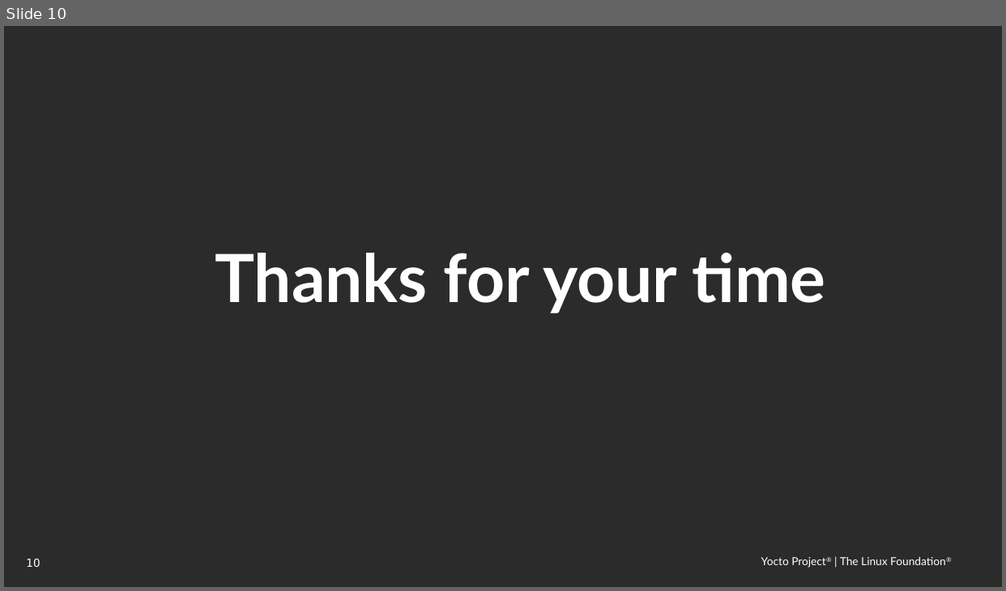
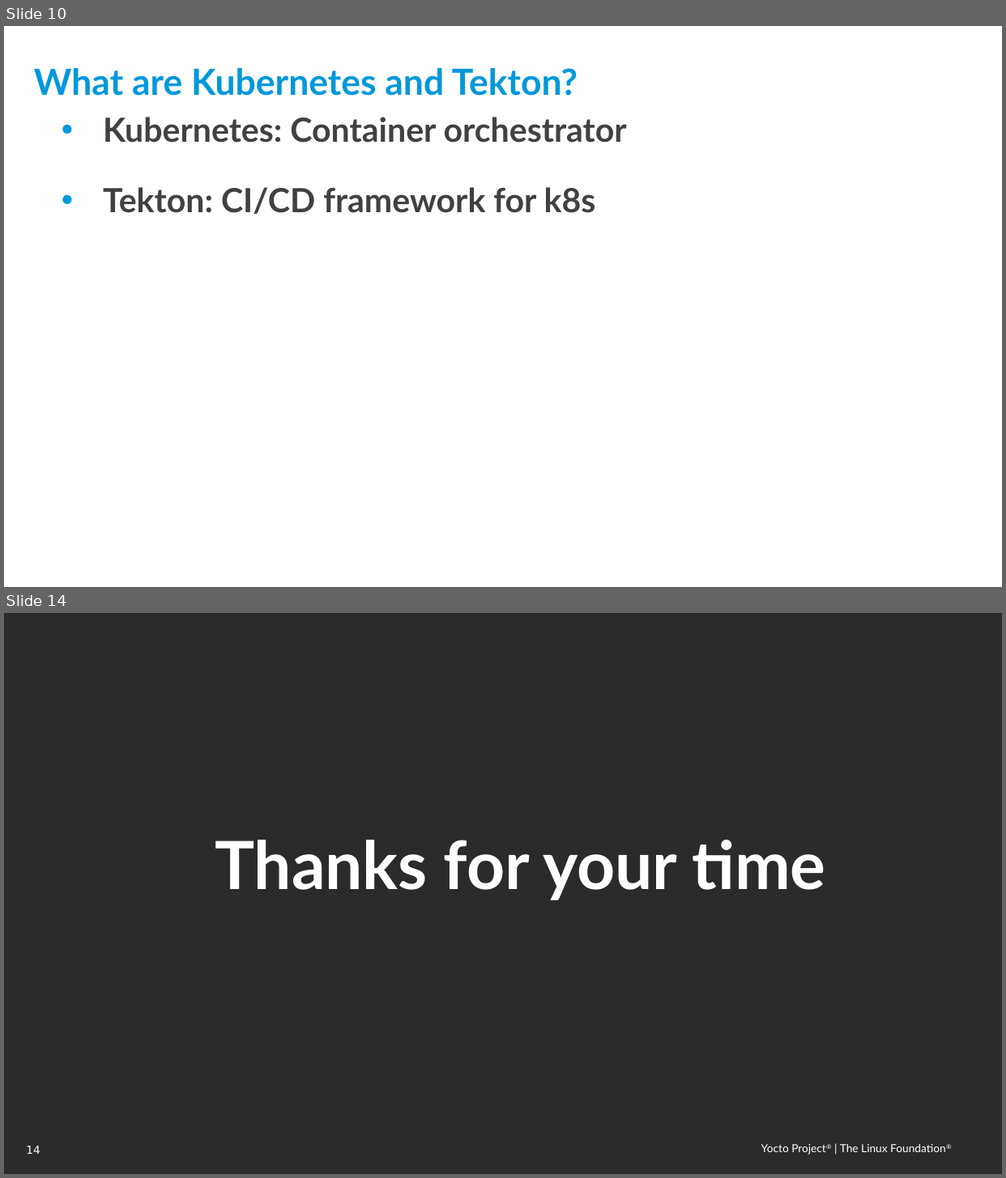
Before and after one commit to threexc/yocto-tekton, a slide deck: yddtalk/YP_DevDay_k8s_tekton.odp. Shown one above the other, each under a label of ours: slide 10 before the commit, slides 10 and 14 after it; the slides between them are not shown. The pictures are 1006x591 and 1006x1178 pixels, drawn with LibreOffice and Linux fonts; fonts in the diff are those of the drawing; background and template pictures are left out; a plain dark background stands for a picture behind light text. Boxes give left, top, right and bottom in pixels: in the first picture for what was removed or moved away, otherwise in the second. Text is boxed around its words. In the diff, an @@ line names an element or a change of style, - is before the commit and + after.

```diff
--- a/yddtalk/YP_DevDay_k8s_tekton.odp
+++ b/yddtalk/YP_DevDay_k8s_tekton.odp
@@ slide 10 added at box(4, 26, 1002, 587), background picture (left out); not listed: 2 template elements that a slide beside it also shows @@
@@ title added at box(34, 68, 577, 96), 26 pt, text #0098DB, bold @@
+What are Kubernetes and Tekton?
@@ text added at box(103, 117, 627, 214), 24 pt, text #414141, bold @@
+• Kubernetes: Container orchestrator
+• Tekton: CI/CD framework for k8s
@@ what was slide 10 is now slide 14 @@
@@ page number at box(26, 1146, 40, 1154): text changed @@
-10
+14
```
Also in this commit, not shown: 2 slides changed, 6 other slides added, 3 slides removed.
